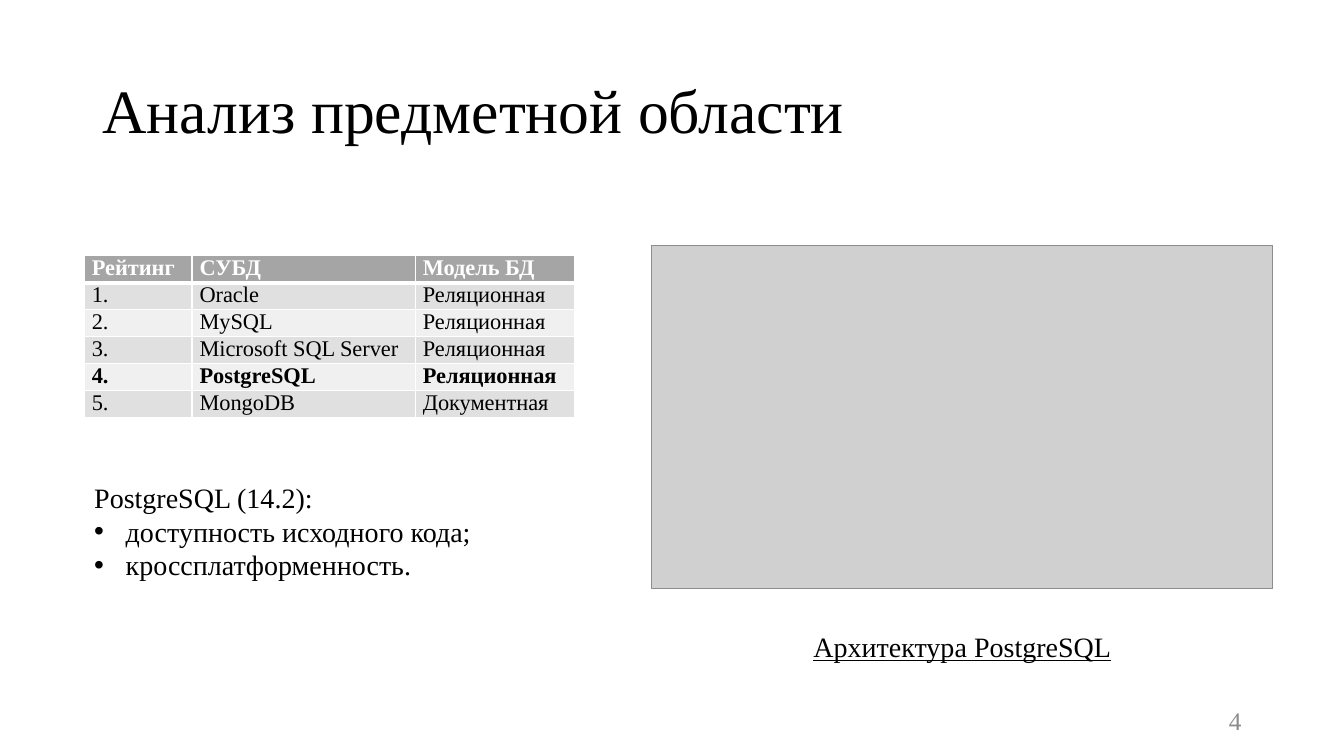
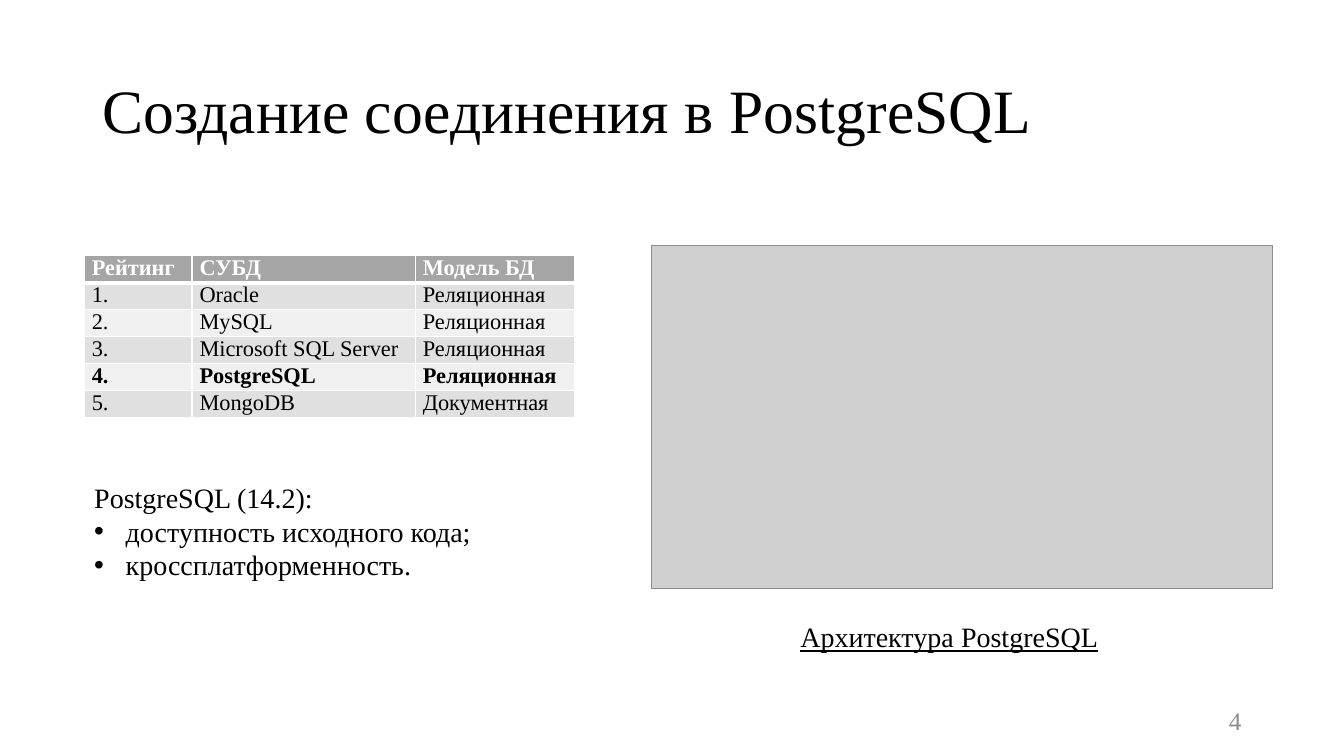
Before and after one commit to platosha-git/Diplom-theory, a slide deck: slide 4 of Презентация.pptx. Drawn at 1344x756 pixels with LibreOffice and Linux fonts; fonts in the diff are those of the drawing; grey boxes stand for pictures. Boxes give left, top, right and bottom in pixels: in the first picture for what was removed or moved away, otherwise in the second. Text is boxed around its words. In the diff, an @@ line names an element or a change of style, - is before the commit and + after.

```diff
--- a/Презентация.pptx
+++ b/Презентация.pptx
@@ title at [102, 92, 1031, 144]: text changed @@
-Анализ предметной области
+Создание соединения в PostgreSQL
@@ text "Архитектура PostgreSQL": place and size @@
-text "Архитектура PostgreSQL" at [813, 638, 1111, 662]
+text "Архитектура PostgreSQL" at [800, 628, 1098, 653]
```
Also in this commit, not shown: 9 other slides changed, 2 slides added, 25 other files.
